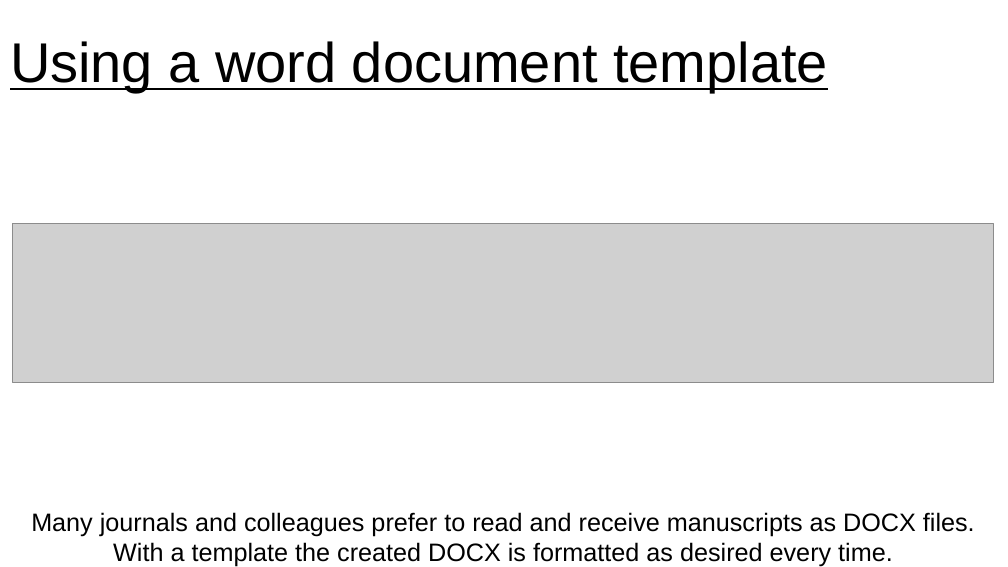
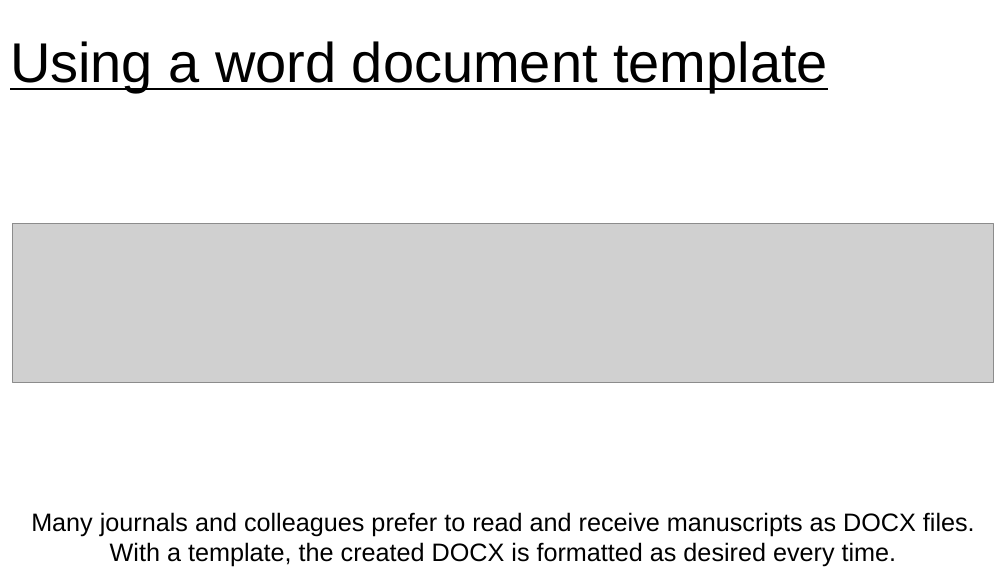
Before and after one commit to jennahamlin/GiGte, a slide deck: slide 7 of GiGte.pptx. Drawn at 1008x567 pixels with LibreOffice and Linux fonts; fonts in the diff are those of the drawing; grey boxes stand for pictures. Boxes give left, top, right and bottom in pixels: in the first picture for what was removed or moved away, otherwise in the second. Text is boxed around its words. In the diff, an @@ line names an element or a change of style, - is before the commit and + after.

```diff
--- a/GiGte.pptx
+++ b/GiGte.pptx
@@ text at [31,512,975,567]: text changed @@
-Many journals and colleagues prefer to read and receive manuscripts as DOCX files. With a template the created DOCX is formatted as desired every time.
+Many journals and colleagues prefer to read and receive manuscripts as DOCX files. With a template, the created DOCX is formatted as desired every time.
```
Also in this commit, not shown: 10 other slides changed, 4 slides added, 1 other file.
